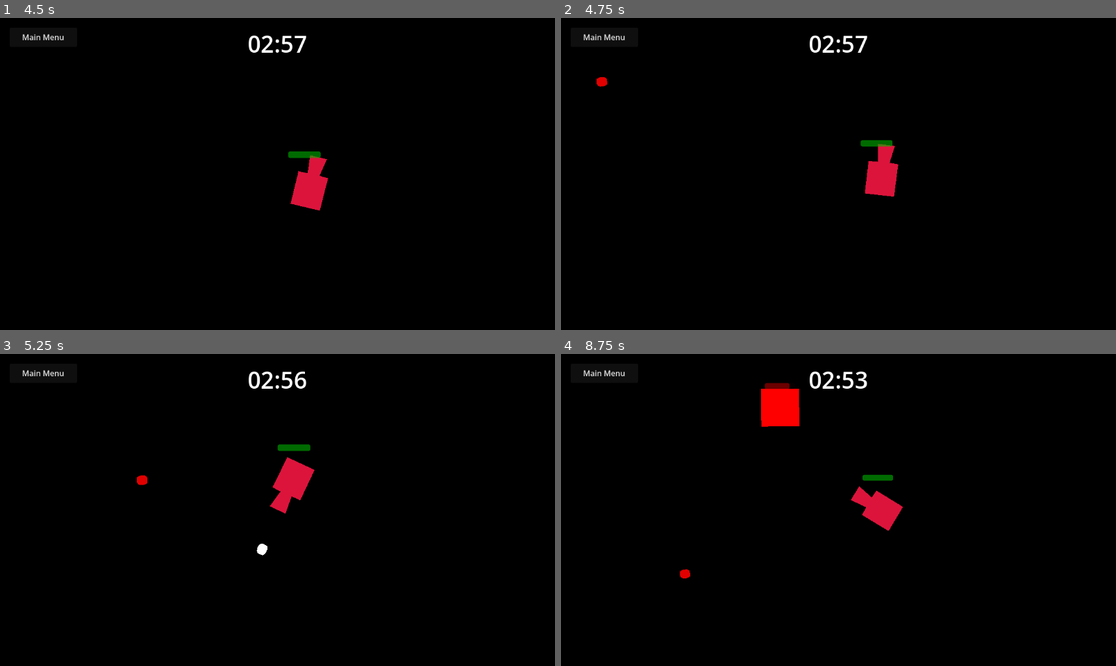
Above: before the commit, frames 1-4 (two rows, left to right).
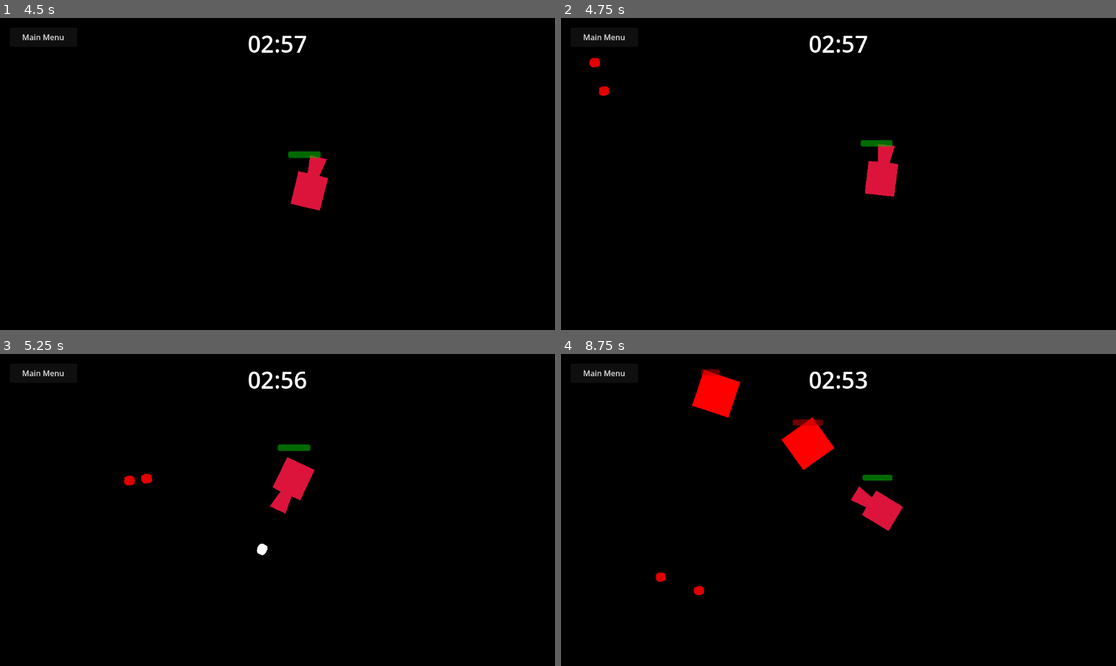
Above: after the commit, the same moments.

Repository: Henk-Studios/4hour
Game: Godot game, scene res://scenes/main.tscn
Same seed, same stepped clock (60 frames per second), same inputs: the game is played once before the commit and once after it.
Inputs (mouse positions are in pixels of both pictures, inside the frame that each line leads up to):
- Up to frame 1 (4.5 s): click "PLAY" at 0.5 s; click "Main Menu" at 1.25 s; click "PLAY" at 2 s; tap Enter at 2.75 s; move the mouse to (399, 158) at 2.77 s; hold D 2.78-3.53 s; tap R at 2.85, 4.35 s; click (399, 158) at 2.92 s; tap Space at 3.02, 3.77 s; move the mouse to (166, 189) at 3.52 s; hold S 3.53-4.28 s; tap M at 3.6 s; move the mouse to (333, 105) at 4.27 s; hold D from 4.28 s (still down)
- Up to frame 2 (4.75 s): keep holding D
- Up to frame 3 (5.25 s): move the mouse to (249, 572) at 5.02 s; release D at 5.03 s; hold W from 5.03 s (still down); tap M at 5.1 s; click (249, 572) at 5.17 s
- Up to frame 4 (8.75 s): tap Space at 5.27, 6.02, 6.77, 8.27 s; move the mouse to (1005, 556) at 5.77 s; release W at 5.78 s; hold A 5.78-7.28 s; tap R at 5.85, 7.35 s; move the mouse to (672, 463) at 6.52 s; tap M at 6.6, 8.1 s; move the mouse to (866, 510) at 7.27 s; hold S 7.28-8.03 s; click (866, 510) at 7.42 s; move the mouse to (755, 432) at 8.02 s; hold D from 8.03 s (still down)

Frame 1 is identical in both runs. In frame 2, 0.2% of the frame differs, in the area x 5-9%, y 12-26%; in frame 3, 0.1%; in frame 4, 2.9%, in the area x 17-60%, y 4-78%.

Commit message:
spawn changes

Diff:
--- a/4-hour/scripts/spawner.gd
+++ b/4-hour/scripts/spawner.gd
@@ -4,11 +4,11 @@
 @export var enemy_scene: PackedScene
 
 # --- Spawn tuning ---
-@export var start_spawn_interval: float = 20.0
-@export var end_spawn_interval: float = 6
+@export var start_spawn_interval: float = 14.0
+@export var end_spawn_interval: float = 5
 @export var ramp_duration: float = 180.0  # 3 minutes
 
-@export var start_spawn_count: int = 1
+@export var start_spawn_count: int = 2
 @export var initial_spawn_delay: float = 1.0
 
 @export var max_enemies: int = 10000
Not shown: 1 places in 4-hour/scenes/map.tscn that only renumber resources
